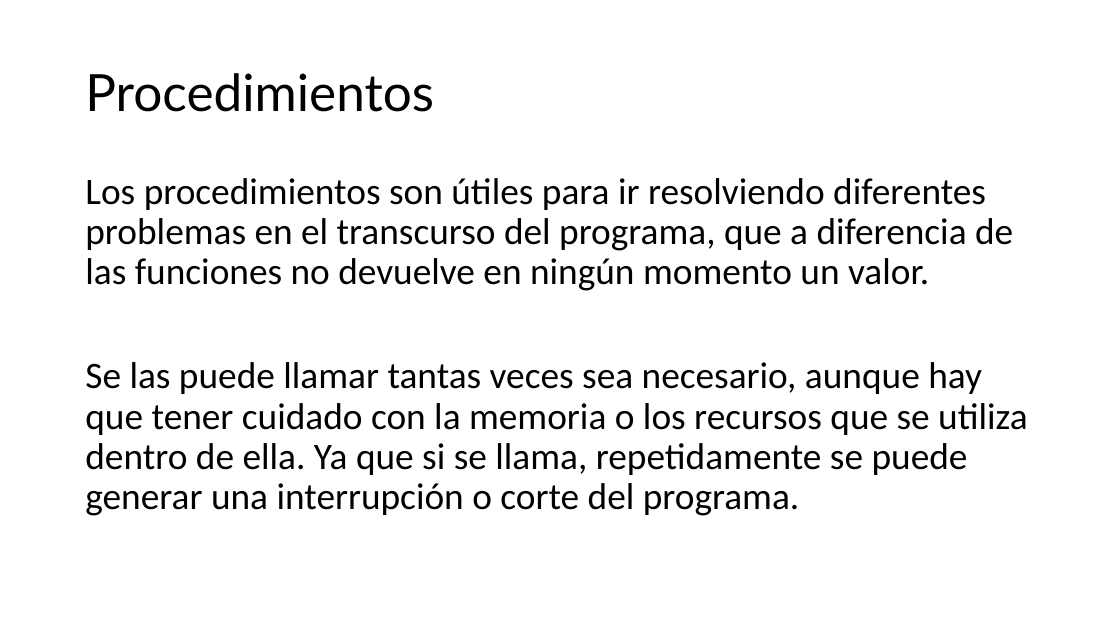
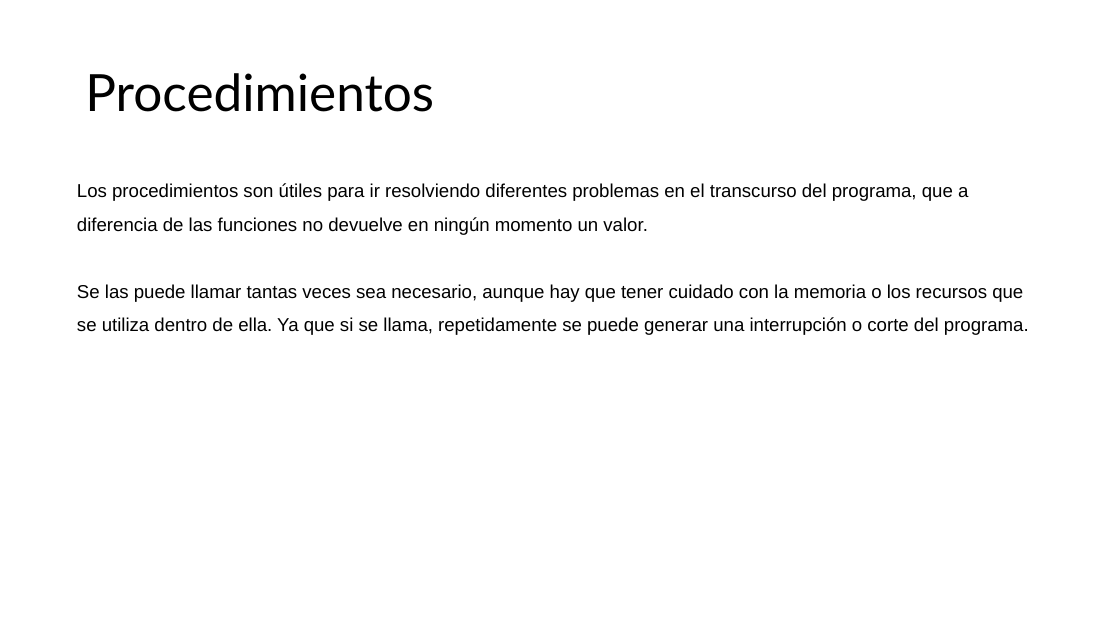
Before and after one commit to abelcondear/course, a slide deck: slide 5 of presentacion-curso.pptx. Drawn at 1120x630 pixels with LibreOffice and Linux fonts; fonts in the diff are those of the drawing. Boxes give left, top, right and bottom in pixels: in the first picture for what was removed or moved away, otherwise in the second. Text is boxed around its words. In the diff, an @@ line names an element or a change of style, - is before the commit and + after.

```diff
--- a/presentacion-curso.pptx
+++ b/presentacion-curso.pptx
@@ text "Los procedimientos son útiles para ..." at bbox=[77, 183, 1029, 335]: size 32 to 16 pt, font Calibri to Arial; line spacing 0.9 to 1.5; less space between paragraphs @@
```
Also in this commit, not shown: 48 other slides changed, 3 other files.
